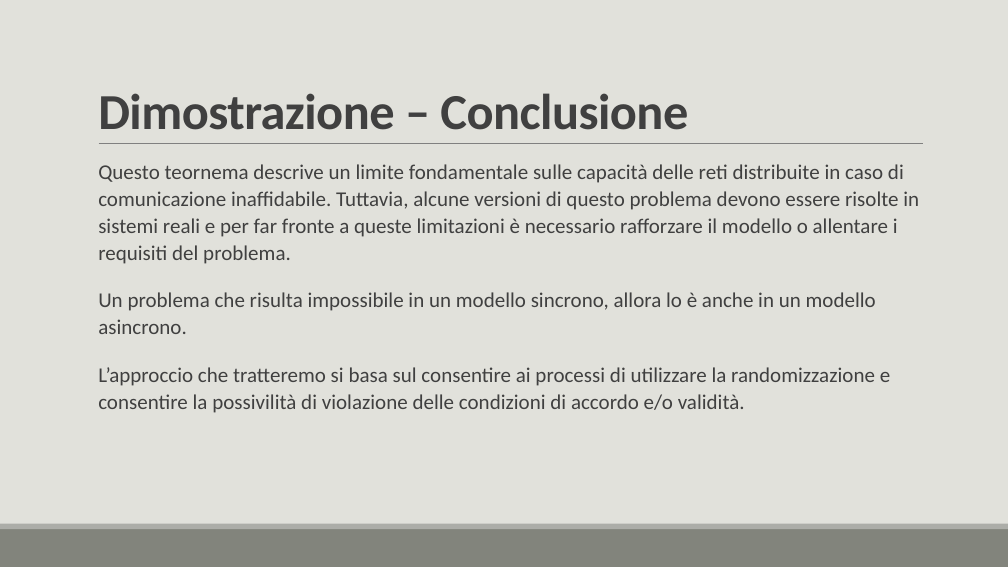
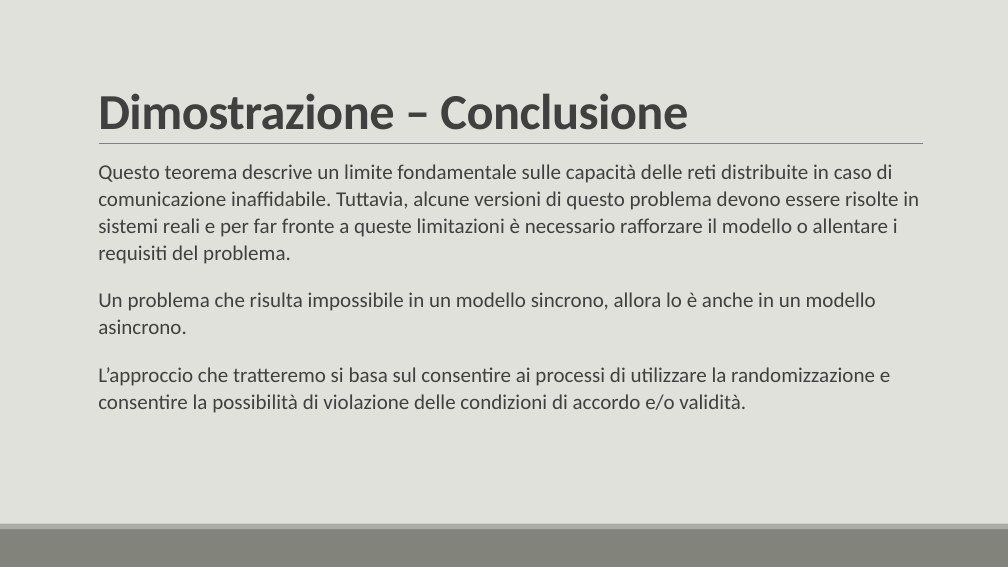
Before and after one commit to lory9894University/mcad, a slide deck: slide 21 of Prensentazione_V2.pptx. Drawn at 1008x567 pixels with LibreOffice and Linux fonts; fonts in the diff are those of the drawing. Boxes give left, top, right and bottom in pixels: in the first picture for what was removed or moved away, otherwise in the second. Text is boxed around its words. In the diff, an @@ line names an element or a change of style, - is before the commit and + after.

```diff
--- a/Prensentazione_V2.pptx
+++ b/Prensentazione_V2.pptx
@@ text at box(98, 164, 919, 264): text changed @@
-  Questo teornema descrive un limite fondamentale sulle capacità delle reti distribuite in caso di comunicazione inaffidabile. Tuttavia, alcune versioni di questo problema devono essere risolte in sistemi reali e per far fronte a queste limitazioni è necessario rafforzare il modello o allentare i requisiti del problema.
+  Questo teorema descrive un limite fondamentale sulle capacità delle reti distribuite in caso di comunicazione inaffidabile. Tuttavia, alcune versioni di questo problema devono essere risolte in sistemi reali e per far fronte a queste limitazioni è necessario rafforzare il modello o allentare i requisiti del problema.
@@ text at box(98, 367, 890, 413): text changed @@
-  L’approccio che tratteremo si basa sul consentire ai processi di utilizzare la randomizzazione e consentire la possivilità di violazione delle condizioni di accordo e/o validità.
+  L’approccio che tratteremo si basa sul consentire ai processi di utilizzare la randomizzazione e consentire la possibilità di violazione delle condizioni di accordo e/o validità.
```
Also in this commit, not shown: 4 other slides changed, 1 other file.
